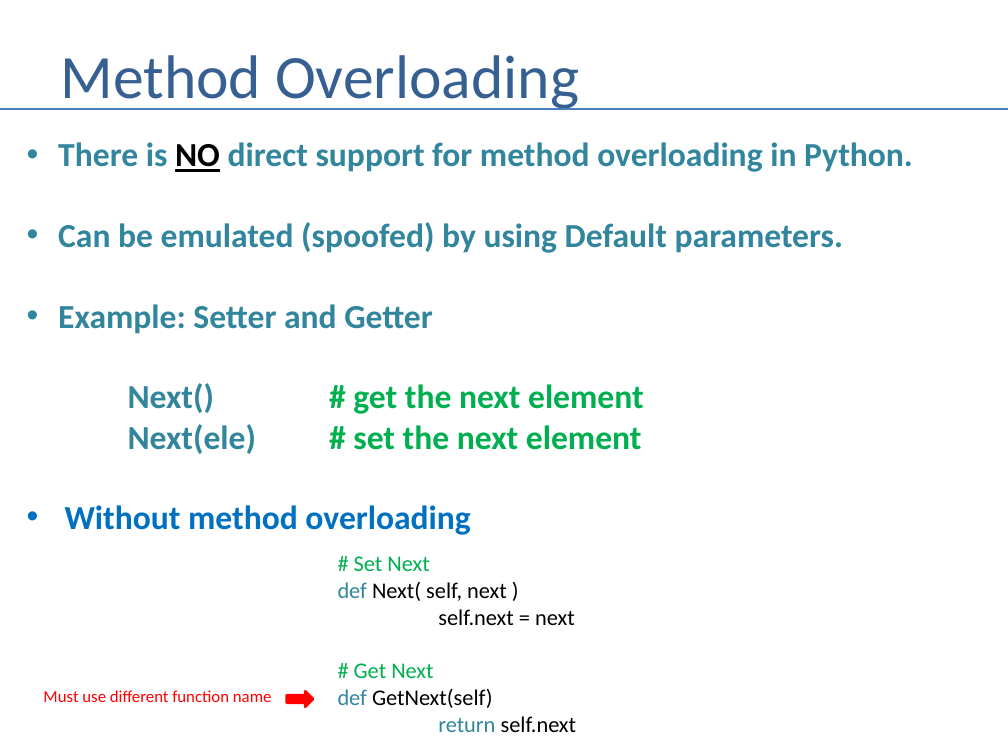
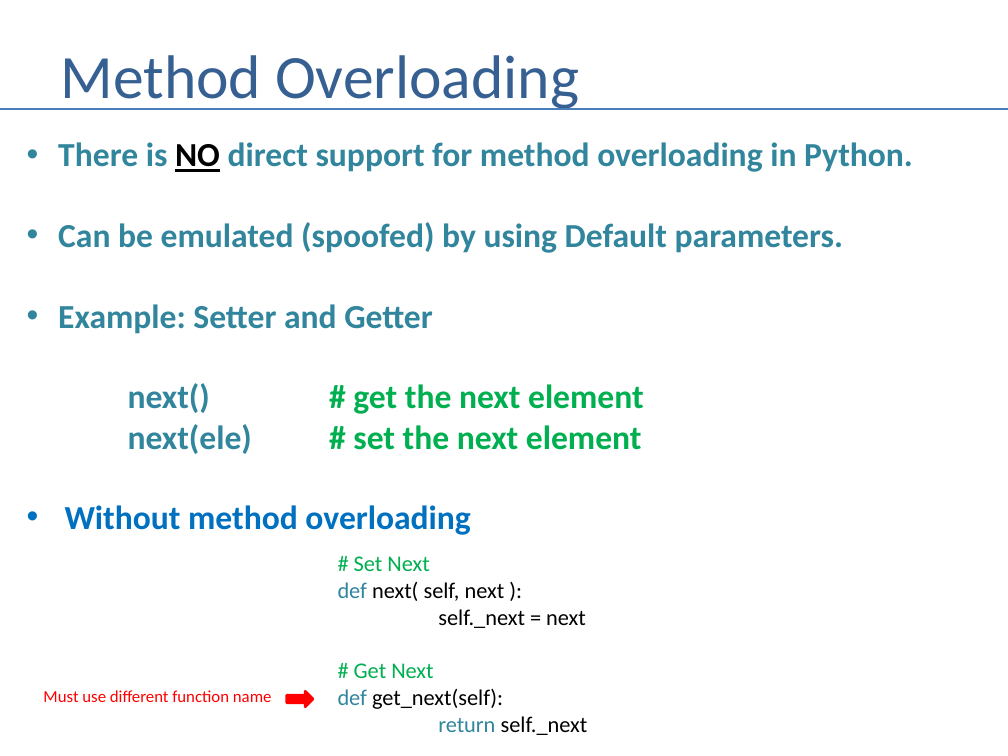
Before and after one commit to andrewferlitsch/Training, a slide deck: slide 5 of CSTraining/Fundamentals/Python - OOP.pptx. Drawn at 1008x756 pixels with LibreOffice and Linux fonts; fonts in the diff are those of the drawing. Boxes give left, top, right and bottom in pixels: in the first picture for what was removed or moved away, otherwise in the second. Text is boxed around its words. In the diff, an @@ line names an element or a change of style, - is before the commit and + after.

Commit message:
fix typos in OOP presentation

```diff
--- a/CSTraining/Fundamentals/Python - OOP.pptx
+++ b/CSTraining/Fundamentals/Python - OOP.pptx
@@ text at [128, 383, 644, 450]: text changed @@
-Next() # get the next element
-Next(ele) # set the next element
+next() # get the next element
+next(ele) # set the next element
@@ text at [338, 582, 586, 628]: text changed @@
-def Next( self, next )
-self.next = next
+def next( self, next ):
+self._next = next
@@ text at [338, 689, 588, 735]: text changed @@
-def GetNext(self)
-return self.next
+def get_next(self):
+return self._next
```
Also in this commit, not shown: 1 other slide changed.
